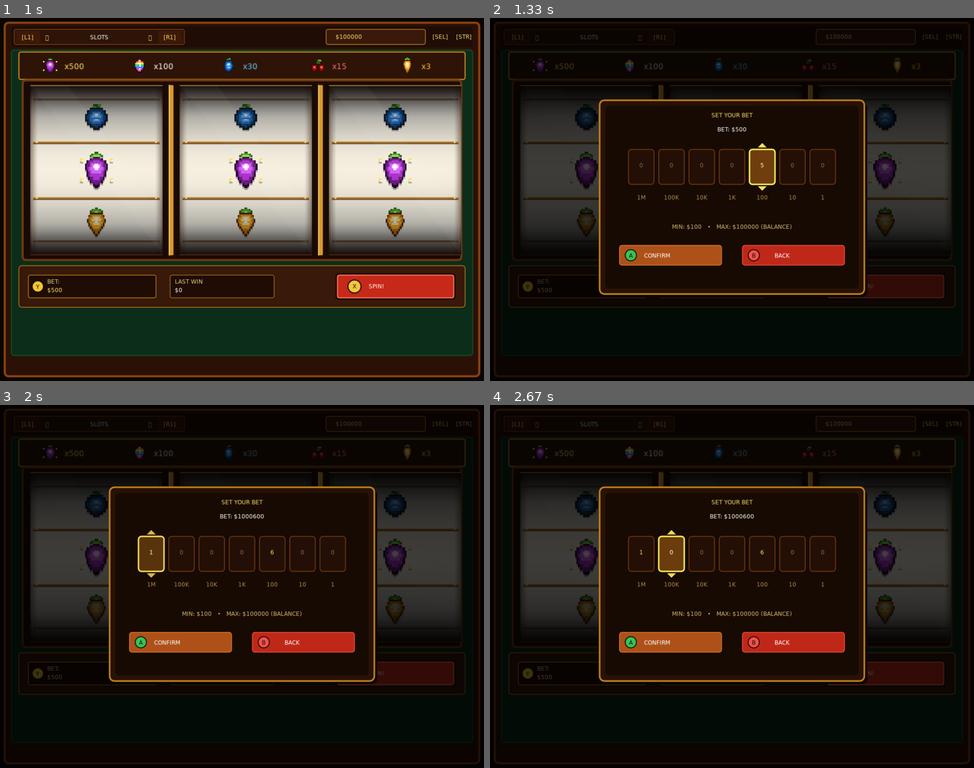
Above: before the commit, frames 1-4 (two rows, left to right).
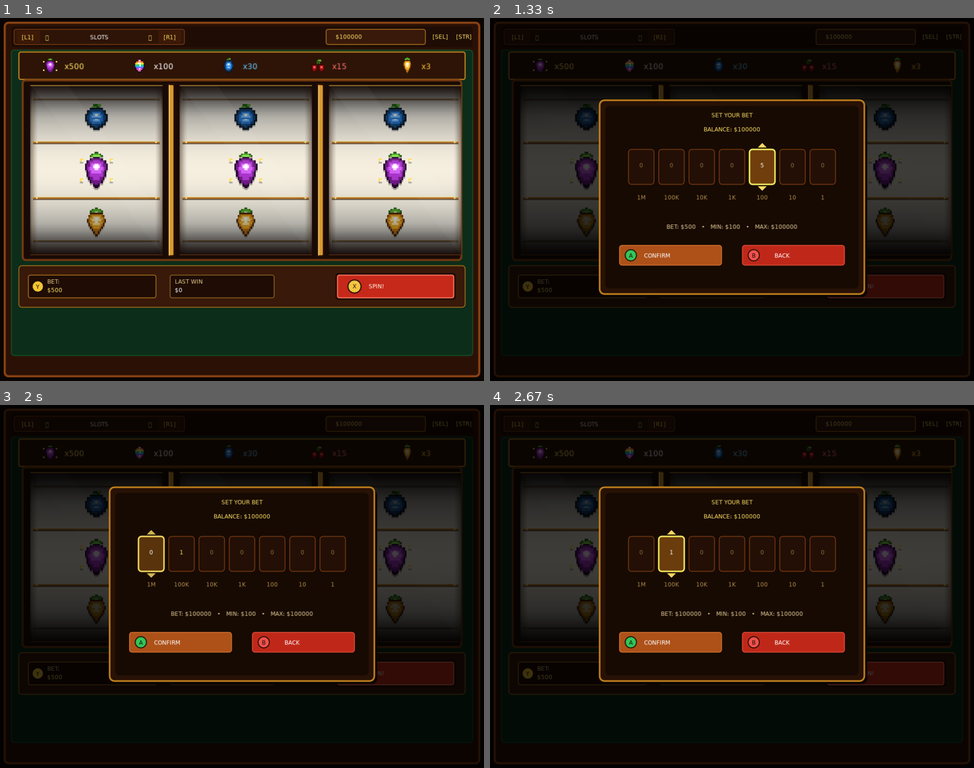
Above: after the commit, the same moments.

Repository: byMr712/SlotGame-PortMaster
Game: LÖVE game, started from casino/main.lua
Two runs of this game, one before a commit and one after it. Both use one fixed random seed, a clock stepped at 60 frames per second and the inputs below.
Inputs (mouse positions are in pixels of both pictures, inside the frame that each line leads up to):
- Up to frame 1 (1 s): hold Right 0.33-0.8 s; click "PLAY" at 0.88 s
- Up to frame 2 (1.33 s): tap Y at 1.17 s
- Up to frame 3 (2 s): hold Up 1.5-1.8 s; click (150, 528) at 1.88 s
- Up to frame 4 (2.67 s): hold Right 2.17-2.63 s

Frame 1 is identical in both runs. In frame 2, 0.3% of the frame differs, in the area x 36-64%, y 30-59%; in frame 3, 0.4%; in frame 4, 0.4%, in the area x 30-65%, y 30-59%.

Commit message:
fix(bet-modal): show balance instead of total bet and clamp bet to balance

Diff:
--- a/casino/src/core/bet_modal.lua
+++ b/casino/src/core/bet_modal.lua
@@ -2,6 +2,7 @@
 
 local economy = require("src.core.economy")
 local audio = require("src.core.audio")
+local i18n = require("src.core.i18n")
 
 betModal.active = false
 betModal.digits = { 0, 0, 0, 1, 0, 0, 0 } -- 7 цифр: 1M, 100K, 10K, 1K, 100, 10, 1
@@ -13,21 +14,44 @@
 
 local digitLabels = { "1M", "100K", "10K", "1K", "100", "10", "1" }
 
-function betModal.open(currentBet, minBet, maxBet, callback)
-    betModal.active = true
-    betModal.minBet = minBet or 100
-    betModal.maxBet = maxBet or economy.getBalance()
-    if betModal.maxBet < betModal.minBet then
-        betModal.maxBet = betModal.minBet
-    end
-    betModal.callback = callback
-    betModal.timer = 0
-
-    local val = math.max(0, math.floor(currentBet or 100))
+local function syncDigits(val)
+    val = math.max(0, math.floor(val or 0))
     for i = 7, 1, -1 do
         betModal.digits[i] = val % 10
         val = math.floor(val / 10)
     end
+end
+
+function betModal.clampToBalance()
+    local bal = economy.getBalance()
+    local total = betModal.getTotal()
+    if total > bal then
+        syncDigits(bal)
+    end
+end
+
+function betModal.open(currentBet, minBet, maxBet, callback)
+    betModal.active = true
+    local bal = economy.getBalance()
+    betModal.minBet = minBet or 100
+    if bal < betModal.minBet and bal > 0 then
+        betModal.minBet = 1
+    end
+    betModal.maxBet = math.min(maxBet or bal, bal)
+    if betModal.maxBet < betModal.minBet then
+        betModal.maxBet = betModal.minBet
+    end
+    betModal.callback = callback
+    betModal.timer = 0
+
+    local val = math.max(0, math.floor(currentBet or 100))
+    if val > betModal.maxBet then
+        val = betModal.maxBet
+    end
+    if val < betModal.minBet and bal >= betModal.minBet then
+        val = betModal.minBet
+    end
+    syncDigits(val)
 
     -- Ставим курсор на первую значащую цифру в самом начале числа ставки
     betModal.cursor = 5 -- по умолчанию сотни, если 0
@@ -55,7 +79,13 @@
 
 function betModal.confirm()
     local total = betModal.getTotal()
-    total = math.max(betModal.minBet, math.min(betModal.maxBet, total))
+    local bal = economy.getBalance()
+    total = math.min(total, bal)
+    if bal >= betModal.minBet then
+        total = math.max(betModal.minBet, total)
+    else
+        total = math.max(1, total)
+    end
     audio.play("coin")
     betModal.active = false
     if betModal.callback then
@@ -92,6 +122,7 @@
                 -- Стрелка вверх
                 betModal.cursor = i
                 betModal.digits[i] = (betModal.digits[i] + 1) % 10
+                betModal.clampToBalance()
                 audio.play("click")
                 return true
             elseif y >= startY and y <= startY + cellH then
@@ -103,6 +134,7 @@
                 -- Стрелка вниз
                 betModal.cursor = i
                 betModal.digits[i] = (betModal.digits[i] + 9) % 10
+                betModal.clampToBalance()
                 audio.play("click")
                 return true
             end
@@ -137,10 +169,12 @@
         return true
     elseif key == "up" then
         betModal.digits[betModal.cursor] = (betModal.digits[betModal.cursor] + 1) % 10
+        betModal.clampToBalance()
         audio.play("click")
         return true
     elseif key == "down" then
         betModal.digits[betModal.cursor] = (betModal.digits[betModal.cursor] + 9) % 10
+        betModal.clampToBalance()
         audio.play("click")
         return true
     elseif key == "a" or key == "return" or key == "space" or key == "y" then
@@ -190,12 +224,11 @@
     local tw = font and font:getWidth(title) or (#title * 8)
     love.graphics.print(title, mx + mw / 2 - tw / 2, my + 24)
 
-    -- Текущая собранная сумма
-    local curTotal = betModal.getTotal()
-    local totalStr = string.format("BET: %s", economy.format(curTotal))
-    local stw = font and font:getWidth(totalStr) or (#totalStr * 8)
-    love.graphics.setColor(1, 1, 1)
-    love.graphics.print(totalStr, mx + mw / 2 - stw / 2, my + 54)
+    -- Баланс игрока (вместо Total Bet)
+    local balStr = string.format("%s: %s", i18n.t("balance"), economy.getBalanceFormatted())
+    local stw = font and font:getWidth(balStr) or (#balStr * 8)
+    love.graphics.setColor(1, 0.88, 0.4)
+    love.graphics.print(balStr, mx + mw / 2 - stw / 2, my + 54)
 
     -- 7 ячеек для цифр
     local cellW = 54
@@ -255,9 +288,10 @@
         love.graphics.print(lbl, cx + cellW / 2 - lw / 2, cy + cellH + 20)
     end
 
-    -- Лимиты
-    love.graphics.setColor(0.85, 0.72, 0.45)
-    local limStr = string.format("MIN: %s   •   MAX: %s (BALANCE)", economy.format(betModal.minBet), economy.format(betModal.maxBet))
+    -- Текущая ставка и лимиты
+    love.graphics.setColor(0.9, 0.8, 0.6)
+    local curTotal = betModal.getTotal()
+    local limStr = string.format("%s: %s   •   MIN: %s   •   MAX: %s", i18n.t("bet"), economy.format(curTotal), economy.format(betModal.minBet), economy.format(betModal.maxBet))
     local limW = font and font:getWidth(limStr) or (#limStr * 7)
     love.graphics.print(limStr, mx + mw / 2 - limW / 2, my + 260)
 
